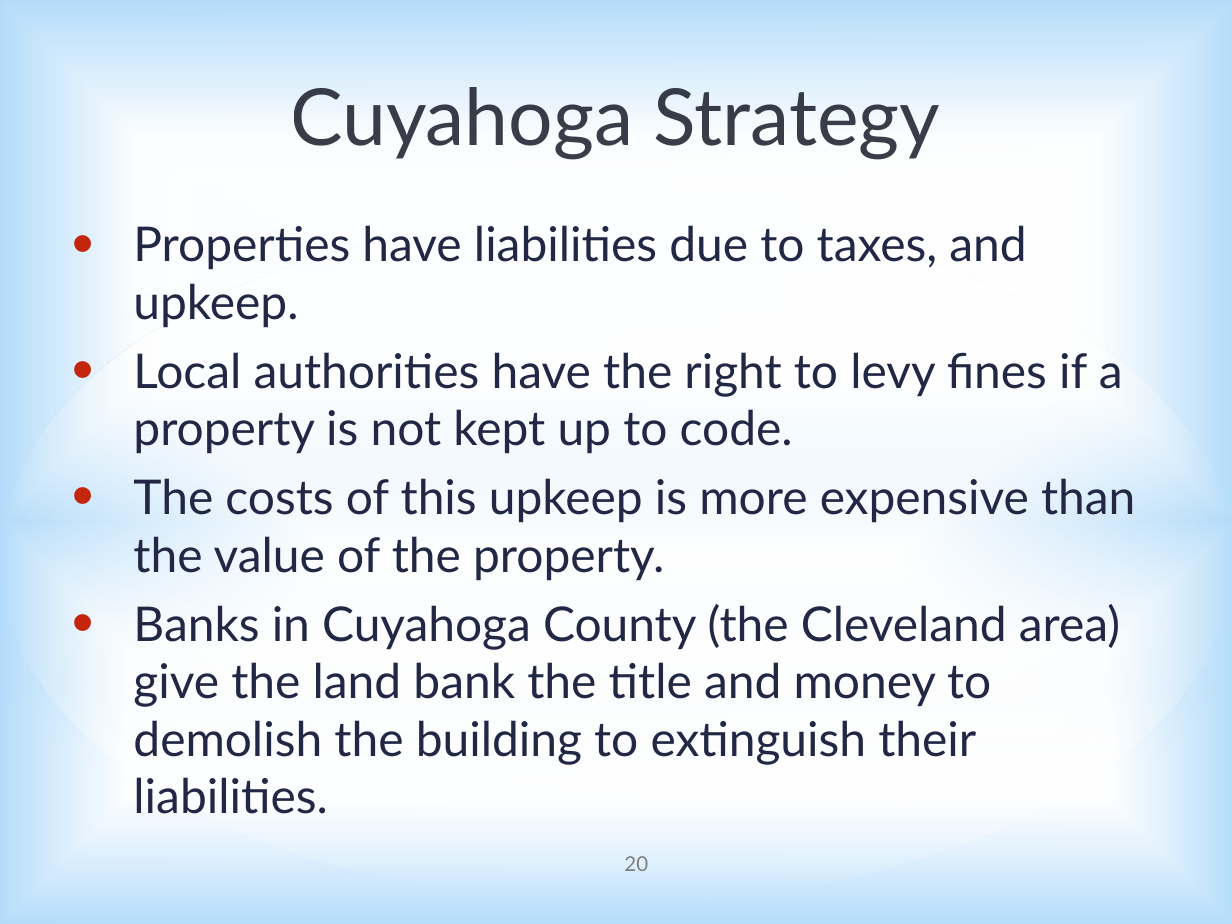
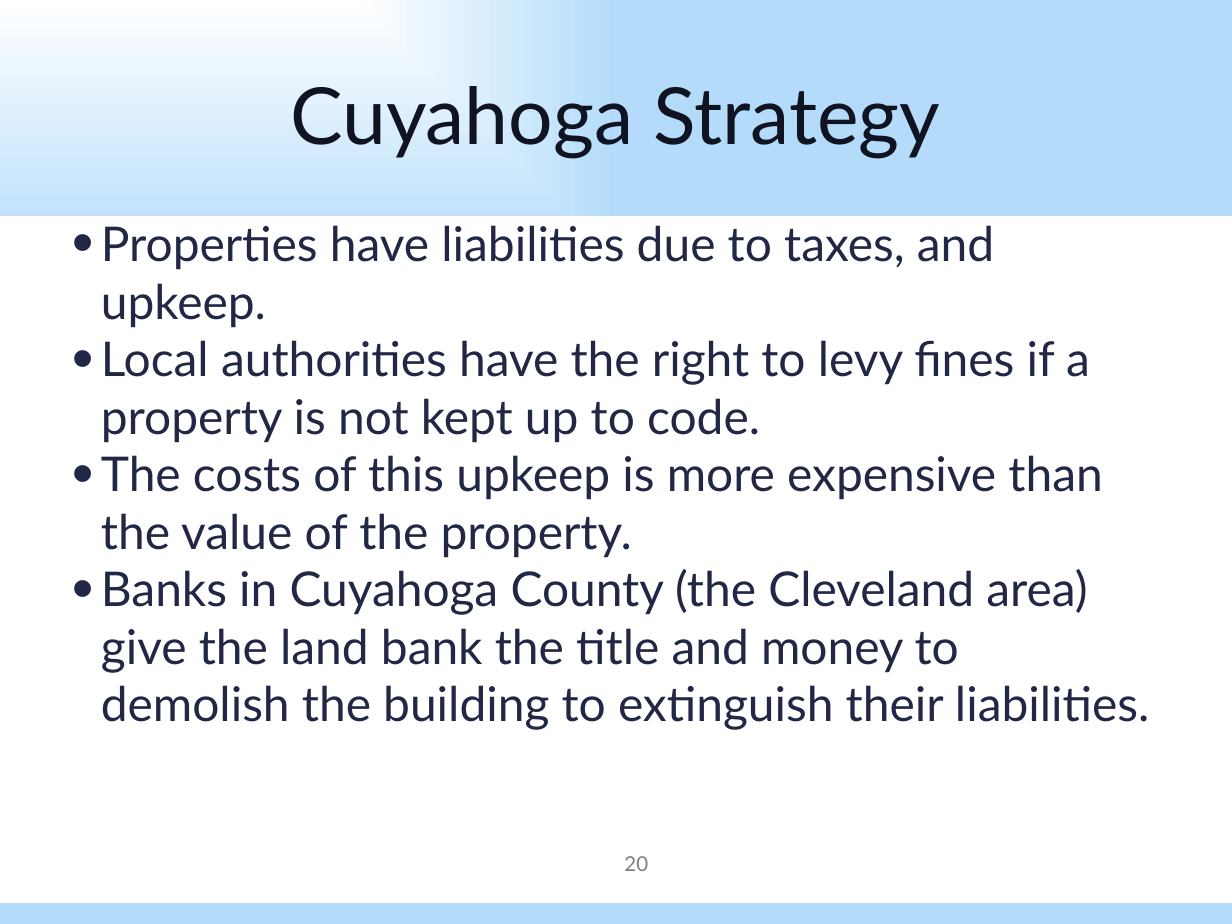
Before and after one commit to dssg/land-bank, a slide deck: slide 20 of Thursday_Presentation.pptx. Drawn at 1232x924 pixels with LibreOffice and Linux fonts; fonts in the diff are those of the drawing. Boxes give left, top, right and bottom in pixels: in the first picture for what was removed or moved away, otherwise in the second. Text is boxed around its words. In the diff, an @@ line names an element or a change of style, - is before the commit and + after.

```diff
--- a/Thursday_Presentation.pptx
+++ b/Thursday_Presentation.pptx
@@ background gradient #A7D9FF to #FFFFFF to #FFFFFF @@
@@ text "Cuyahoga Strategy" at (x1=290, y1=86, x2=940, y2=158): text colour #101322 at 82% opacity to #101322 @@
@@ ellipse removed at (x1=0, y1=216, x2=1232, y2=903) @@
@@ ellipse removed at (x1=0, y1=216, x2=1232, y2=903) @@
@@ rectangle added at (x1=0, y1=216, x2=1232, y2=903), fill #FFFFFF @@
@@ text "Properties have liabilities due to ..." at (x1=101, y1=225, x2=1149, y2=730): indent changed; less space between paragraphs @@
@@ rectangle added at (x1=0, y1=357, x2=1232, y2=665), fill gradient #FFFFFF to #B4DCFA @@
@@ rectangle added at (x1=0, y1=508, x2=1232, y2=816), fill gradient #FFFFFF to #B4DCFA @@
```
Also in this commit, not shown: 22 other slides changed, 1 other file.
